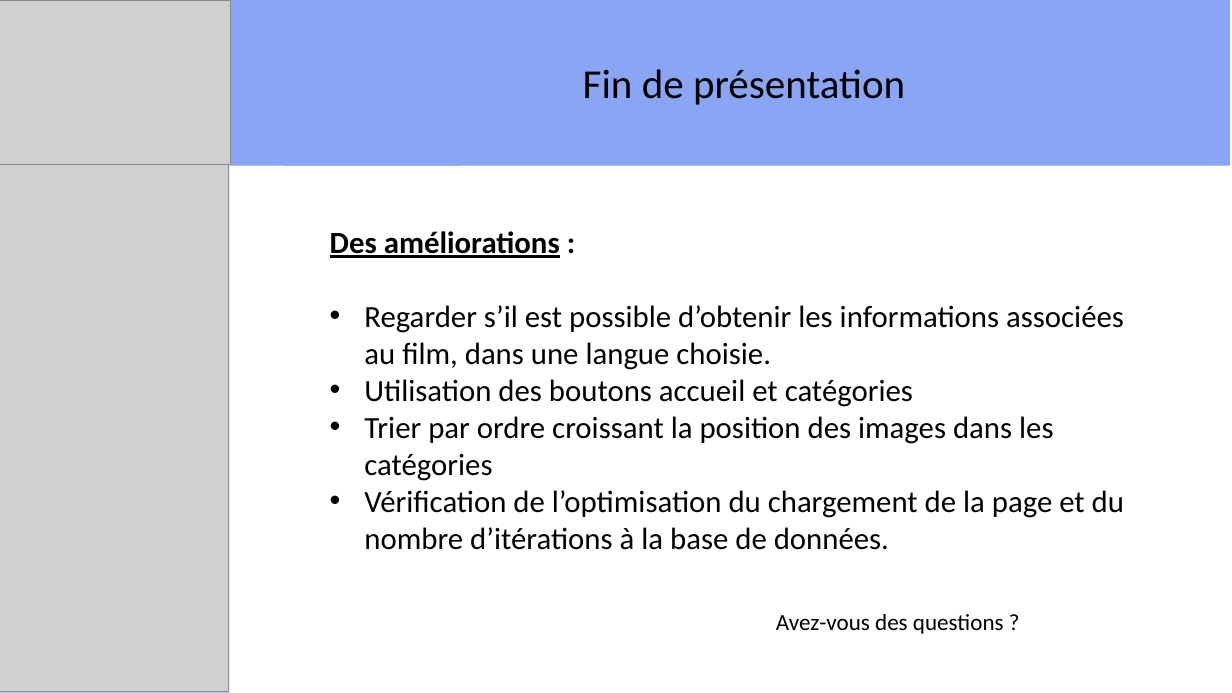
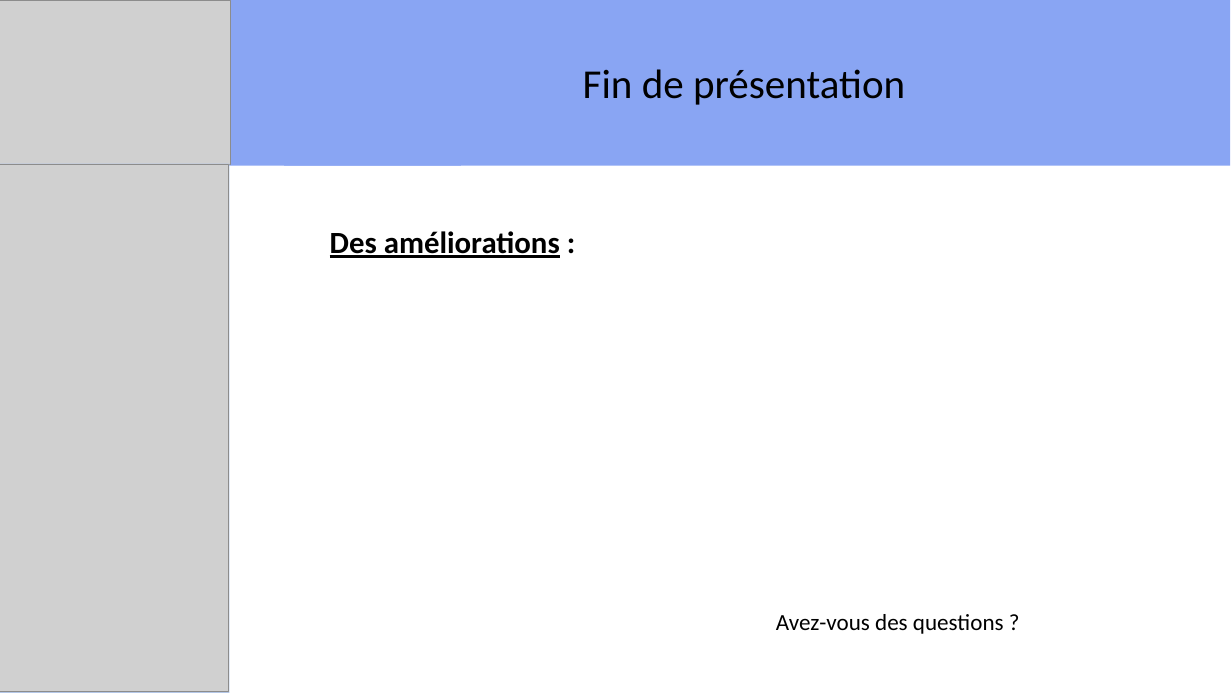
Before and after one commit to Fovea4F/Projet7-OC-Resolvez_des_problemes_en_utilisant_des_algorithmes_en_Python, a slide deck: slide 10 of livrables/Projet7-JustStreamIt.pptx (slide 8 before the commit). Drawn at 1232x693 pixels with LibreOffice and Linux fonts; fonts in the diff are those of the drawing; grey boxes stand for pictures. Boxes give left, top, right and bottom in pixels: in the first picture for what was removed or moved away, otherwise in the second. Text is boxed around its words. In the diff, an @@ line names an element or a change of style, - is before the commit and + after.

```diff
--- a/livrables/Projet7-JustStreamIt.pptx
+++ b/livrables/Projet7-JustStreamIt.pptx
@@ text at (x1=364, y1=305, x2=1124, y2=550): paragraphs removed @@
-• Regarder s’il est possible d’obtenir les informations associées au film, dans une langue choisie.
-• Utilisation des boutons accueil et catégories
-• Trier par ordre croissant la position des images dans les catégories
-• Vérification de l’optimisation du chargement de la page et du nombre d’itérations à la base de données.
```
Also in this commit, not shown: 7 slides added, 5 slides removed, 2 other files.
